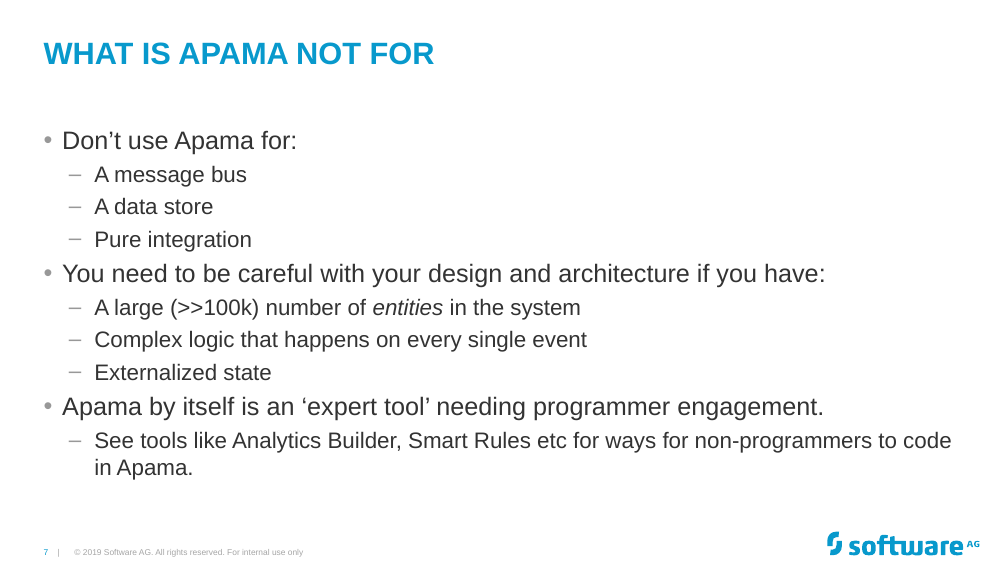
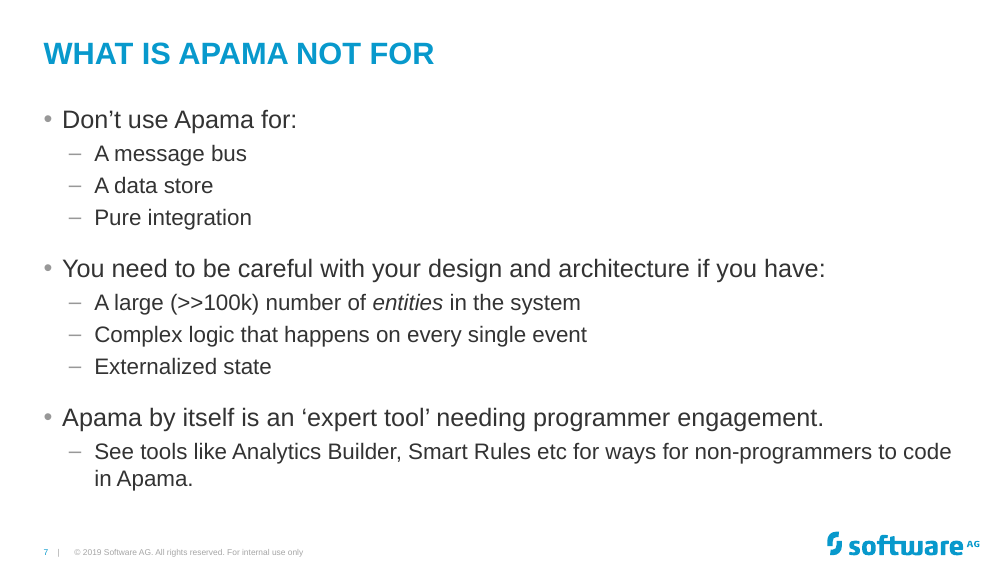
Before and after one commit to Cumulocity-IoT/apama-streaming-analytics-intro-training, a slide deck: slide 7 of Apama GAP Training.pptx. Drawn at 1008x567 pixels with LibreOffice and Linux fonts; fonts in the diff are those of the drawing; background and template pictures are left out. Boxes give left, top, right and bottom in pixels: in the first picture for what was removed or moved away, otherwise in the second. Text is boxed around its words. In the diff, an @@ line names an element or a change of style, - is before the commit and + after.

```diff
--- a/Apama GAP Training.pptx
+++ b/Apama GAP Training.pptx
@@ text "Don’t use Apama for:" rewrapped from [62, 130, 951, 480] to [62, 109, 951, 491] @@
```
Also in this commit, not shown: 20 other slides changed, 2 slides added.
